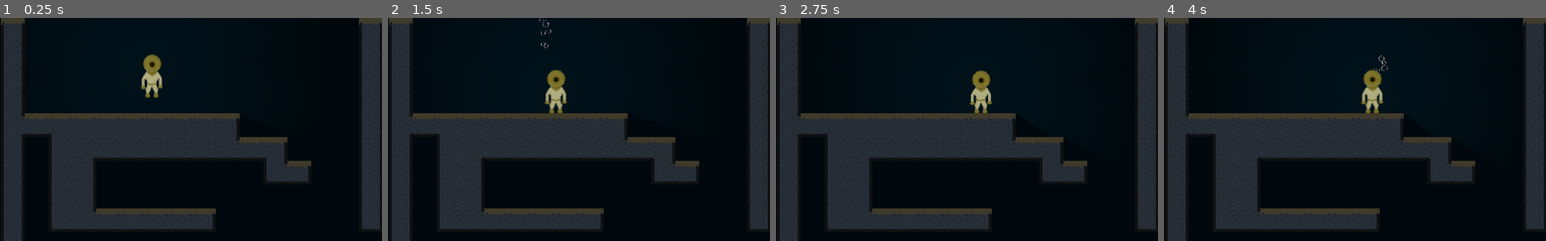
Above: before the commit, frames 1-4 (left to right).
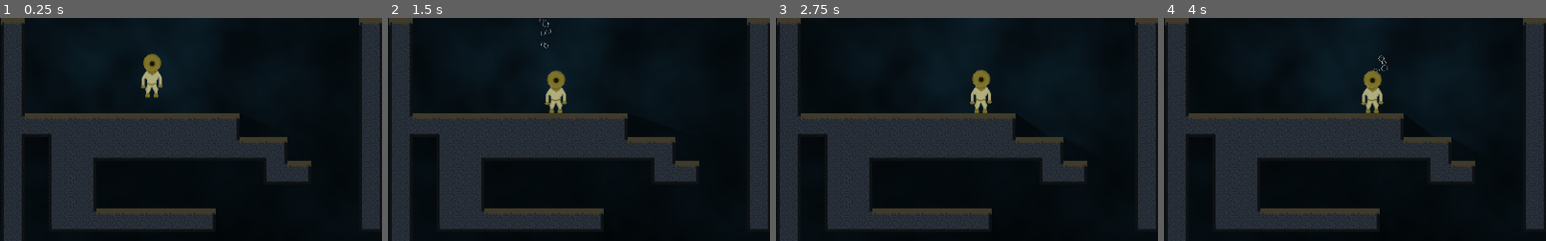
Above: after the commit, the same moments.

Repository: bengosney/diver
Game: Godot game, scene res://Main.tscn
Same seed, same stepped clock (60 frames per second), same inputs: the game is played once before the commit and once after it.
Inputs:
- Up to frame 1 (0.25 s): no input
- Up to frame 2 (1.5 s): hold Right (walk_right) 0.53-1.25 s; hold Down (buoyancy_dec) 0.53-1.25 s; click "Reset Air" at 1.25 s
- Up to frame 3 (2.75 s): hold Right (walk_right) from 2.03 s (still down); tap Up (buoyancy_inc) at 2.1 s
- Up to frame 4 (4 s): release Right (walk_right) at 2.78 s; hold Left (walk_left) 2.78-3.53 s; hold Down (buoyancy_dec) 2.78-3.53 s; hold Right (walk_right) from 3.53 s (still down); tap Up (buoyancy_inc) at 3.6 s
The pictures show only the part of the screen within x 0-50%, y 0-50%; the shares and areas given below are measured in that part.

The runs differ from the first frame. In frame 1, 0.1% of the frame differs, in the area x 36-43%, y 15-33%; in frame 2, 0.1%; in frame 3, 0.1%; in frame 4, 0.1%.

Commit message:
Paralax background

Diff:
--- a/Main.tscn
+++ b/Main.tscn
@@ -9,6 +9,7 @@
 script = ExtResource( 4 )
 
 [node name="ColorRect" type="ColorRect" parent="."]
+visible = false
 margin_left = -169.0
 margin_top = -147.0
 margin_right = 1353.0
--- a/MainLevel/MainLevel.tscn
+++ b/MainLevel/MainLevel.tscn
@@ -1,8 +1,42 @@
-[gd_scene load_steps=2 format=2]
+[gd_scene load_steps=5 format=2]
 
 [ext_resource path="res://MainLevel/MainLevel.tres" type="TileSet" id=1]
 
+[sub_resource type="CanvasItemMaterial" id=3]
+blend_mode = 3
+
+[sub_resource type="OpenSimplexNoise" id=1]
+
+[sub_resource type="NoiseTexture" id=2]
+width = 1024
+height = 1024
+seamless = true
+noise = SubResource( 1 )
+
 [node name="Node2D" type="Node2D"]
+
+[node name="Node2D" type="Node2D" parent="."]
+position = Vector2( -678, -603 )
+
+[node name="ColorRect" type="ColorRect" parent="Node2D"]
+margin_right = 2934.0
+margin_bottom = 1850.0
+color = Color( 0.0980392, 0.258824, 0.34902, 1 )
+__meta__ = {
+"_edit_use_anchors_": false
+}
+
+[node name="TextureRect" type="TextureRect" parent="Node2D"]
+material = SubResource( 3 )
+margin_left = 120.0
+margin_top = 92.0
+margin_right = 2815.0
+margin_bottom = 1762.0
+texture = SubResource( 2 )
+stretch_mode = 2
+__meta__ = {
+"_edit_use_anchors_": false
+}
 
 [node name="MainLevel" type="TileMap" parent="."]
 position = Vector2( 1, 0 )
--- a/Player/Player.tscn
+++ b/Player/Player.tscn
@@ -46,7 +46,6 @@
 [node name="AnimatedSprite" type="AnimatedSprite" parent="."]
 frames = SubResource( 1 )
 animation = "idle"
-frame = 1
 playing = true
 
 [node name="CollisionShape2D" type="CollisionShape2D" parent="."]
